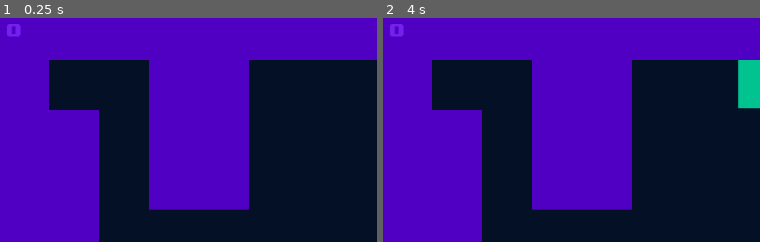
Above: before the commit, frames 1-2 (left to right).
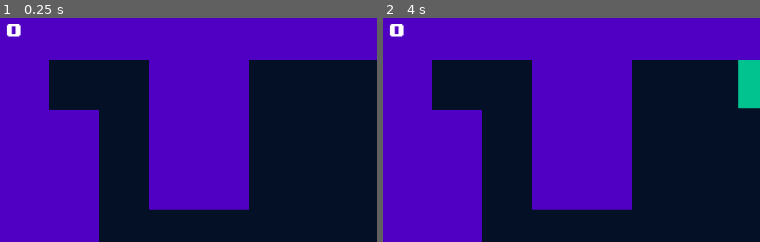
Above: after the commit, the same moments.

Repository: ben-gillott/grav-game
Game: Godot game, scene res://Scenes/TilemapScene.tscn
Same seed, same stepped clock (60 frames per second), same inputs: the game is played once before the commit and once after it.
Inputs:
- Up to frame 1 (0.25 s): no input
- Up to frame 2 (4 s): tap Enter (ui_accept) at 0.5, 0.77, 1.25, 1.52, 2, 2.75, 3.02, 3.77 s; hold Right (ui_right) 0.53-1.28 s; hold Down (ui_down) 1.28-2.03 s; hold Right (ui_right) 2.03-2.78 s; hold Up (ui_up) 2.78-3.53 s; hold Left (ui_left) from 3.53 s (still down)
The pictures show only the part of the screen within x 0-50%, y 0-50%; the shares and areas given below are measured in that part.

The runs differ from the first frame. In frame 1, 0.2% of the frame differs, in the area x 1-6%, y 2-9%; in frame 2, 0.2%.

Commit message:
forgot pink text, reverted

Diff:
--- a/Scenes/HUD.tscn
+++ b/Scenes/HUD.tscn
@@ -33,6 +33,5 @@
 [node name="Label" type="Label" parent="MarginContainer/VBoxContainer/HBoxContainer"]
 margin_right = 204.0
 margin_bottom = 29.0
-custom_colors/font_color = Color( 0.458824, 0.129412, 0.933333, 1 )
 custom_fonts/font = ExtResource( 1 )
 text = "Hello World"
